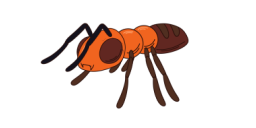
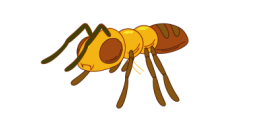
Comparing the layer stacks of the two w=256, h=128 images. Changes:
painted on "Capa 26 - copia" over [left=40, top=22, right=94, bottom=65]
painted on "Capa 26" over [left=63, top=23, right=113, bottom=73]
painted on "Capa 22 - copia" over [left=149, top=45, right=180, bottom=103]
painted on "Capa 22" over [left=143, top=47, right=167, bottom=107]
painted on "Capa 20" over [left=116, top=49, right=135, bottom=109]
painted on "Capa 6" over [left=98, top=32, right=125, bottom=64]
painted on "Capa 5" over [left=76, top=24, right=145, bottom=75]
painted on "Capa 7" over [left=76, top=22, right=101, bottom=63]
painted on "Capa 9" over [left=112, top=28, right=144, bottom=60]
painted on "Capa 8" over [left=129, top=24, right=159, bottom=55]
painted on "Capa 18" over [left=142, top=23, right=189, bottom=55]
painted on "Capa 20 - copia" over [left=70, top=39, right=113, bottom=86]
painted on "Capa 24" over [left=108, top=41, right=132, bottom=74]
painted on "Capa 24 - copia" over [left=120, top=39, right=144, bottom=73]
